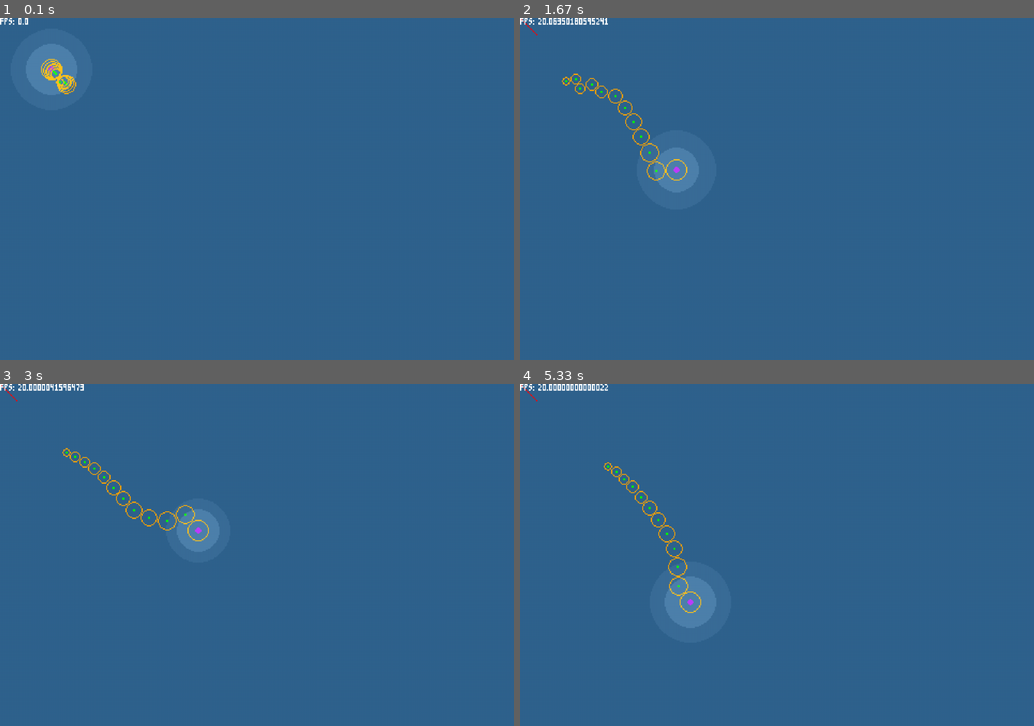
Above: before the commit, frames 1-4 (two rows, left to right).
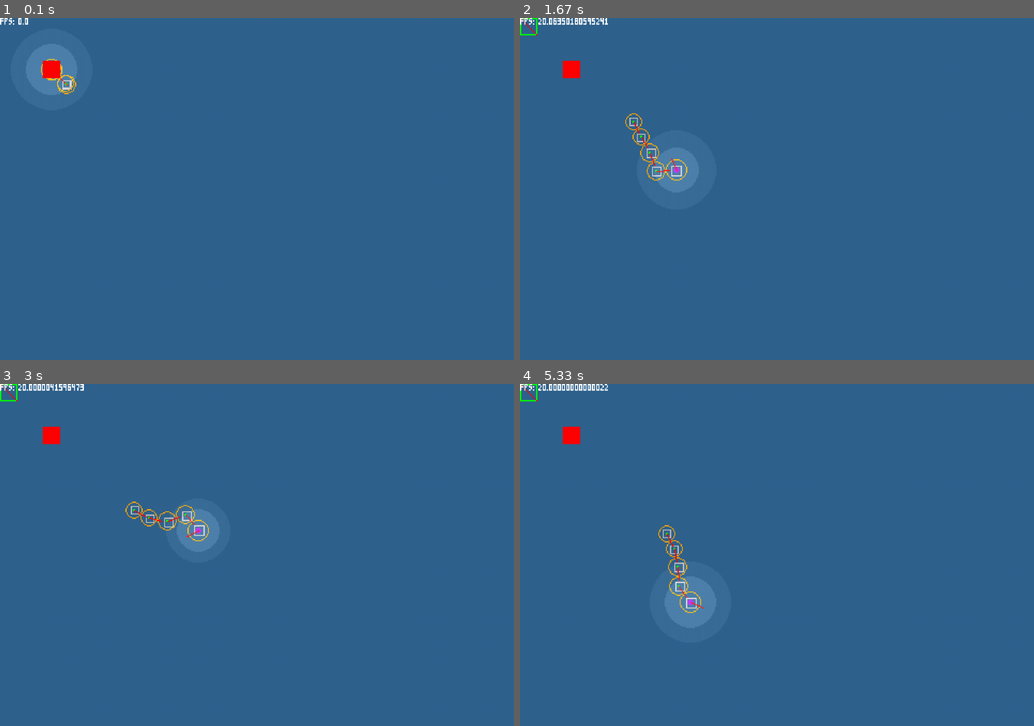
Above: after the commit, the same moments.

Repository: towella/testing-procedural-animation
Game: pygame game, started from code/main.py
Same seed, same stepped clock (60 frames per second), same inputs: the game is played once before the commit and once after it.
Inputs (mouse positions are in pixels of both pictures, inside the frame that each line leads up to):
- Up to frame 1 (0.1 s): no input
- Up to frame 2 (1.67 s): click (777, 189) at 0.38 s; tap Z at 0.73, 1.03 s; click (653, 192) at 0.75 s; tap X at 0.82 s; click (967, 308) at 1.23 s; click (653, 120) at 1.57 s
- Up to frame 3 (3 s): click (257, 596) at 1.9 s; click (185, 483) at 2.23 s; click (436, 643) at 2.57 s; click (87, 589) at 2.9 s
- Up to frame 4 (5.33 s): click (627, 486) at 3.23 s; click (653, 616) at 3.57 s; click (962, 633) at 3.9 s; click (622, 681) at 4.23 s; click (617, 575) at 4.57 s; click (807, 650) at 4.9 s; click (869, 667) at 5.23 s

The runs differ from the first frame. In frame 1, 0.3% of the frame differs, in the area x 8-14%, y 12-21%; in frame 2, 0.6%; in frame 3, 0.6%; in frame 4, 0.7%, in the area x 0-36%, y 0-66%.

Commit message:
Limiting joint flexibility, collision detection and rotation
- Fixed assignment of children to parent segments
- Added rotational value to segments (stores segment rotation)
- Both collision detection and limitation of joint flexibility in progress
- Added testing tile to level

Diff:
--- a/code/level.py
+++ b/code/level.py
@@ -33,9 +33,15 @@
 
         dt = 1  # dt starts as 1 because on the first frame we can assume it is 60fps. dt = 1/60 * 60 = 1
 
-        body_segments = 12
+        body_segments = 5
         segment_spacing = 20
         self.player = Player((70, 70), self.screen_surface, body_segments, segment_spacing, self.controllers)
+
+        # TODO testing
+        self.tile = pygame.sprite.Group()
+        image = pygame.Surface((tile_size, tile_size))
+        image.fill("red")
+        self.tile.add(CollideableTile((40, 40), (tile_size, tile_size), 0, image))
 
         # - get level data -
         '''tmx_data = load_pygame(resource_path(level_data))  # tile map file
@@ -213,12 +219,13 @@
 
         # -- UPDATES -- player needs to be before tiles for scroll to function properly
             # TODO IF TILES_IN_SCREEN ATTR IS CHANGED TO INCLUDE MORE LAYERS, CHANGE BACK TO self.collideable HERE!!!!
-            self.player.update(mouse_pos, dt)  #, self.tiles_in_screen, scroll_value, self.player_spawn)
+            self.player.update(self.tile, mouse_pos, dt)  #, self.tiles_in_screen, scroll_value, self.player_spawn)
             #self.all_sprites.update(scroll_value)'''
 
         # -- RENDER --
         # Draw
         self.player.draw()
+        self.draw_tile_group(self.tile)
         '''self.draw_tile_group(self.collideable)
         self.draw_tile_group(self.hazards)'''
 
--- a/code/player.py
+++ b/code/player.py
@@ -15,13 +15,16 @@
         self.speed = 3
         self.seg_spacing = segment_spacing
         self.max_seg_speed = 5
+        self.max_flex = 30
         self.points = []
-        self.points.append(Body_Segment(self.surface, spawn, self.seg_spacing, self.max_seg_speed))
+        self.points.append(Body_Segment(self.surface, spawn, self.seg_spacing, self.max_flex, self.max_seg_speed))
         for i in range(segments - 1):
             segment_spacing -= 1  # TODO TEST REMOVE (dynamically change spacing and circle size of segs)
             if segment_spacing < 1:  # TODO TEST REMOVE
                 segment_spacing = 1  # TODO TEST REMOVE
-            self.points.append(Body_Segment(self.surface, spawn, segment_spacing, self.max_seg_speed, self.points[i]))
+            self.points.append(Body_Segment(self.surface, spawn, segment_spacing, self.max_flex, self.max_seg_speed, self.points[i]))
+            self.points[i].set_child(self.points[i + 1])  # max i is length of points - 1 (head is added before loop)
+            # therefore child of last point (i) is i + 1
         self.head = self.points[0]
 
         self.light_distance = 40
@@ -266,7 +269,7 @@
         self.rect.y -= int(scroll_value[0])
         self.sync_hitbox()
 
-    def update(self, mouse_pos, dt): #, scroll_value, current_spawn):
+    def update(self, tiles, mouse_pos, dt): #, scroll_value, current_spawn):
         # reset without interfering with each other.
         #self.hitbox = self.norm_hitbox  # same with hitbox as terminal vel
         #self.sync_hitbox()  # just in case
@@ -283,10 +286,12 @@
         # - collision and movement -
         # MOVEMENT
         for i in range(len(self.points)):
+            # if not a head don't pass mouse cursor (point is based on parent seg)
             if i > 0:
-                self.points[i].update(self.points[i - 1])
+                self.points[i].update(tiles)
+            # if head pass mouse cursor as point to follow
             else:
-                self.points[i].update(mouse_pos)
+                self.points[i].update(tiles, mouse_pos)
 
         # COLLISIONS
         # applies direction to player then resyncs hitbox (included in most movement/collision functions)
@@ -318,20 +323,30 @@
 
 
 class Body_Segment:
-    def __init__(self, surface, pos, segment_spacing, max_move_speed, parent_body_segment=None):
-        self.surface = surface
-        self.pos = [pos[0], pos[1]]
+    def __init__(self, surface, pos, segment_spacing, max_flex, max_move_speed, parent_body_segment=None):
+        self.surface = surface  # segment render surface
+        self.pos = [pos[0], pos[1]]  # segment position
         self.prev_pos = self.pos
         self.move_speed = max_move_speed  # for head only
+        self.direction = pygame.Vector2(0, 0)  # tracks segment movement
+        self.rot = 0  # keeps track of segment rotation
 
         self.parent_seg = parent_body_segment
+        self.child_seg = None
 
         self.seg_spacing = segment_spacing
+        self.max_flex = max_flex
+        self.radius = self.seg_spacing // 2  # collisions and drawn circle
+        self.hitbox = pygame.Rect(self.pos[0], self.pos[1], self.radius, self.radius)
+        self.collision_tolerance = tile_size
+        self.corner_correction = 3
 
         if self.parent_seg is None:
             self.head = True
         else:
             self.head = False
+
+    # --- MOVEMENT ---
 
     def adjusted_distance(self, point):
         # work out how far P1 needs to move towards P2 (target) while still being spaced appropriately
@@ -341,28 +356,32 @@
 
     def move(self, point, displacement):
         angle = get_angle(self.pos, point)
+        angle += 90  # rotate the entire unit circle so + and - numbers are produced on the desired sides
 
         # - Limit angle (limit segment joint's flex) -
-        '''p2, p3 = None, None  # default to none for both points
-        p2 = self.child_seg
-        if p2 is not None:
-            p3 = p2.get_child()
-        # checks is not the second last or last segments, where angle doesn't matter
-        if p3 is not None and p2 is not None:
-            # get positions rather than objects
-            p2 = p2.get_pos()
-            p3 = p3.get_pos()
-
-            child_angle = get_angle(p3, p2)  # angle of p2 (child) from p3 (child's child)
-            flex = abs(angle - child_angle)  # displacement angle, direction doesnt matter
-            if flex > self.max_flex:
-                if angle > child_angle:
-                    angle -= angle - self.max_flex
-                elif angle < child_angle:
-                    angle += angle + self.max_flex'''
-
-        angle += 90  # rotate the entire unit circle so + and - numbers are produced on the desired sides
-        angle = math.radians(angle)
+        # relative_angle = the new angle - the neutral alignment from last frame before changing to face point
+        relative_angle = angle - self.rot
+        # relative angle should always be less than 180
+        if relative_angle > 180:
+            relative_angle = -(180 - (relative_angle - 180))
+        elif relative_angle < -180:
+            relative_angle = 180 + (relative_angle + 180)
+
+        # TODO head and other segs are all the same now?? no parents required anymore!
+        '''#else:
+            #prev_point = self.parent_seg.get_prev_pos()  # get parent position before movement
+            #prev_alignment = get_angle(self.pos, prev_point)  # get neutral alignment angle from before parent moved
+            #relative_angle = angle - prev_alignment  # 'displacement' angle from neutral. + or - indicates > or < neutral'''
+        # limit rotation
+        '''if abs(relative_angle) > self.max_flex:
+            if relative_angle > 0:
+                angle = self.rot + self.max_flex
+            elif relative_angle < 0:
+                angle = self.rot - self.max_flex'''
+
+        # - update and adjust angles -
+        self.rot = angle  # update segment rotation
+        angle = math.radians(angle)  # convert to radians for trig funcs
 
         # - Move point -
         # get how much the x and y should be changed by (so the total displacement is always constant)
@@ -370,10 +389,108 @@
             displacement = self.move_speed
 
         # calculate how much the individual x and y coord should be modified for a total displacement in given direction
-        x = math.sin(angle) * displacement
-        y = math.cos(angle) * displacement
-        self.pos[0] += x
-        self.pos[1] += y
+        self.direction.x += math.sin(angle) * displacement
+        self.direction.y += math.cos(angle) * displacement
+
+    # --- COLLISIONS ---
+
+    # checks collision for a given hitbox against given tiles on the x
+    def collision_x(self, tiles):
+        collision_offset = [0, 0]  # position hitbox is to be corrected to after checks
+
+        top = False
+        top_margin = False
+        bottom = False
+        bottom_margin = False
+
+        for tile in tiles:
+            if tile.hitbox.colliderect(self.hitbox):
+                # - normal collision checks -
+                # abs ensures only the desired side registers collision
+                # not having collisions dependant on status allows hitboxes to change size
+                if abs(tile.hitbox.right - self.hitbox.left) < self.collision_tolerance:
+                    collision_offset[0] = tile.hitbox.right - self.hitbox.left
+                elif abs(tile.hitbox.left - self.hitbox.right) < self.collision_tolerance:
+                    collision_offset[0] = tile.hitbox.left - self.hitbox.right
+
+                # - horizontal corner correction - (for both side collisions)
+
+                # checking allowed to corner correct
+                # Use a diagram. Please
+                # checks if the relevant horizontal raycasts on the player hitbox are within a tile or not
+                # this allows determination as to whether on the end of a column of tiles or not
+
+                # top
+                if tile.hitbox.top <= self.hitbox.top <= tile.hitbox.bottom:
+                    top = True
+                if tile.hitbox.top <= self.hitbox.top + self.corner_correction <= tile.hitbox.bottom:
+                    top_margin = True
+                # stores tile for later potential corner correction
+                if self.hitbox.top < tile.hitbox.bottom < self.hitbox.top + self.corner_correction:
+                    collision_offset[1] = tile.hitbox.bottom - self.hitbox.top
+
+                # bottom
+                if tile.hitbox.top <= self.hitbox.bottom <= tile.hitbox.bottom:
+                    bottom = True
+                if tile.hitbox.top <= self.hitbox.bottom - self.corner_correction <= tile.hitbox.bottom:
+                    bottom_margin = True
+                if self.hitbox.bottom > tile.hitbox.top > self.hitbox.bottom - self.corner_correction:
+                    collision_offset[1] = -(self.hitbox.bottom - tile.hitbox.top)
+
+        # -- application of offsets --
+        # must occur after checks so that corner correction can check every contacted tile
+        # without movement of hitbox half way through checks
+
+        # - collision correction -
+        self.hitbox.x += collision_offset[0]
+
+        # - corner correction -
+        # adding velocity requirement prevents correction when just walking towards a wall. Only works at a higher
+        # velocity like during a dash or if the player is boosted.
+        if (top and not top_margin) or (bottom and not bottom_margin):
+            self.hitbox.y += collision_offset[1]
+
+    # checks collision for a given hitbox against given tiles on the y
+    def collision_y(self, tiles):
+        collision_offset = [0, 0]
+
+        left = False
+        left_margin = False
+        right = False
+        right_margin = False
+
+        for tile in tiles:
+            if tile.hitbox.colliderect(self.hitbox):
+                # abs ensures only the desired side registers collision
+                if abs(tile.hitbox.top - self.hitbox.bottom) < self.collision_tolerance:
+                    collision_offset[1] = tile.hitbox.top - self.hitbox.bottom
+                # collision with bottom of tile
+                elif abs(tile.hitbox.bottom - self.hitbox.top) < self.collision_tolerance:
+                    collision_offset[1] = tile.hitbox.bottom - self.hitbox.top
+
+                # - vertical corner correction - (only for top, not bottom collision)
+                # left
+                if tile.hitbox.left <= self.hitbox.left <= tile.hitbox.right:
+                    left = True
+                if tile.hitbox.left <= self.hitbox.left + self.corner_correction <= tile.hitbox.right:
+                    left_margin = True
+                if self.hitbox.left < tile.hitbox.right < self.hitbox.left + self.corner_correction:
+                    collision_offset[0] = tile.hitbox.right - self.hitbox.left
+
+                # right
+                if tile.hitbox.left <= self.hitbox.right <= tile.hitbox.right:
+                    right = True
+                if tile.hitbox.left <= self.hitbox.right - self.corner_correction <= tile.hitbox.right:
+                    right_margin = True
+                if self.hitbox.right > tile.hitbox.left > self.hitbox.right - self.corner_correction:
+                    collision_offset[0] = -(self.hitbox.right - tile.hitbox.left)
+
+        # -- application of offsets --
+        # - normal collisions -
+        self.hitbox.y += collision_offset[1]
+        # - corner correction -
+        if (left and not left_margin) or (right and not right_margin):
+            self.hitbox.x += collision_offset[0]
 
     # --- GETTERS AND SETTERS ---
 
@@ -383,20 +500,47 @@
     def get_pos(self):
         return self.pos
 
+    def get_child(self):
+        return self.child_seg
+
+    def set_child(self, seg_obj):
+        self.child_seg = seg_obj
+
     # --- UPDATE AND DRAW ---
 
-    def update(self, point=(0, 0)):
+    def update(self, tiles, point=(0, 0)):
+        # reset direction vector
+        self.direction.x = 0
+        self.direction.y = 0
+
         if not self.head:
-            point = self.parent_seg.get_prev_pos()
+            point = self.parent_seg.get_pos()  # norm pos is required for limiting joint angle
         self.prev_pos = self.pos
 
         # moves towards point based on spacing
         hyp = self.adjusted_distance(point)
         self.move(point, hyp)
 
+        # update position
+        self.pos[0] += self.direction.x
+        self.pos[1] += self.direction.y
+
+        # TODO try syncing code first before collisions
+        self.hitbox.center = self.pos  # sync hitbox after pos moved
+        '''self.collision_x(tiles)
+        self.collision_y(tiles)'''
+
     def draw(self):
+        #if not self.head:
+            #pygame.draw.line(self.surface, "black", self.pos, self.parent_seg.get_pos(), 3)
         if self.head:
             pygame.draw.circle(self.surface, 'purple', self.pos, 3)
         else:
             pygame.draw.circle(self.surface, 'green', self.pos, 1)
-        pygame.draw.circle(self.surface, 'orange', self.pos, self.seg_spacing // 2, 1)
+        pygame.draw.circle(self.surface, 'orange', self.pos, self.radius, 1)
+        pygame.draw.rect(self.surface, 'grey', self.hitbox, 1)
+        # TODO debug self.rot
+        x = math.sin(math.radians(self.rot)) * 12
+        y = math.cos(math.radians(self.rot)) * 12
+        epos = (self.pos[0] + x, self.pos[1] + y)
+        pygame.draw.line(self.surface, 'red', self.pos, epos, 1)
--- a/code/tiles.py
+++ b/code/tiles.py
@@ -4,11 +4,11 @@
 
 # base tile class with block fill image and normal surface support (also used for images, i.e, one big tile)
 class StaticTile(pygame.sprite.Sprite):
-    def __init__(self, pos, size, parallax, surface=None):
+    def __init__(self, pos, size, parallax, image_surface=None):
         super().__init__()
         self.original_pos = pos
-        if surface:
-            self.image = surface
+        if image_surface:
+            self.image = image_surface
         else:
             self.image = pygame.Surface((size[0], size[1]))  # creates tile
             self.image.fill('grey')  # makes tile grey
